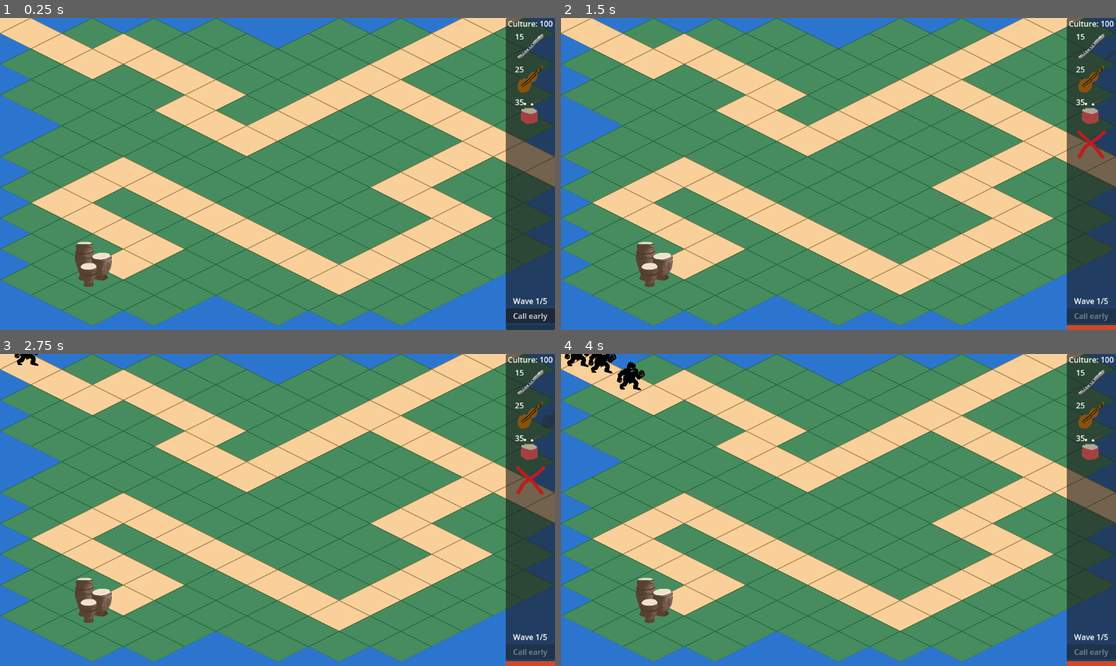
Above: before the commit, frames 1-4 (two rows, left to right).
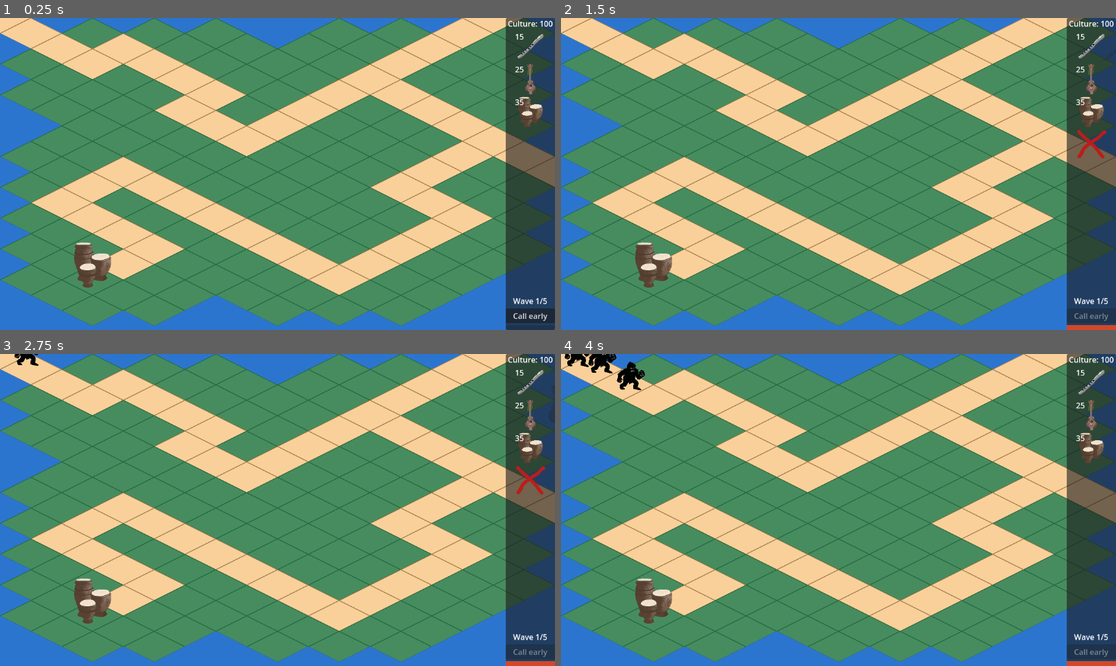
Above: after the commit, the same moments.

Repository: HedgeLizards/lout
Game: Godot game, scene res://scenes/world.tscn
The game is run twice, just before and just after one commit, with the same random seed, the same clock (stepped at 60 frames per second) and the same inputs.
Inputs (mouse positions are in pixels of both pictures, inside the frame that each line leads up to):
- Up to frame 1 (0.25 s): no input
- Up to frame 2 (1.5 s): click "Call early" at 0.5 s; tap Enter at 1.25 s; move the mouse to (1093, 46) at 1.27 s; click (1093, 46) at 1.42 s
- Up to frame 3 (2.75 s): tap Space at 2 s; move the mouse to (532, 416) at 2.02 s; click (532, 416) at 2.17 s
- Up to frame 4 (4 s): move the mouse to (1093, 447) at 2.77 s; click (1093, 447) at 2.92 s; move the mouse to (1093, 481) at 3.52 s; click (1093, 481) at 3.67 s

The runs differ from the first frame. In frame 1, 0.6% of the frame differs, in the area x 13-98%, y 14-87%; in frame 2, 0.6%; in frame 3, 0.6%, in the area x 13-100%, y 14-87%; in frame 4, 0.6%.

Commit message:
Unify buying, builder and tower textures

Diff:
--- a/code/builder.gd
+++ b/code/builder.gd
@@ -19,6 +19,8 @@
 	else:
 		visible = true
 		texture = tower.preview
+		offset = tower.preview_position / tower.preview_scale
+		scale = tower.preview_scale
 	$'../UI/PanelContainer/VBoxContainer/Buying/CancelBuy'.visible = visible
 
 func _input(event: InputEvent) -> void:
--- a/code/tower.gd
+++ b/code/tower.gd
@@ -3,26 +3,36 @@
 var cost: int
 var scene: Resource
 var preview: Resource
-func _init(cost: int, scene: Resource, preview: Resource):
+var preview_position: Vector2
+var preview_scale: Vector2
+func _init(cost: int, scene: Resource, preview: Resource, preview_position: Vector2, preview_scale: Vector2):
 	self.cost = cost
 	self.scene = scene
 	self.preview = preview
+	self.preview_position = preview_position
+	self.preview_scale = preview_scale
 
 
 static var Guitar: Tower = Tower.new(
 	25,
 	preload("res://scenes/instruments/guitar.tscn"),
-	preload("res://art/instruments/stringed.png"),
+	preload("res://art/instruments/SPR_Guitar.png"),
+	Vector2(0, -24.625),
+	Vector2(0.25, 0.25)
 )
 static var Flute: Tower = Tower.new(
 	15,
 	preload("res://scenes/instruments/flute.tscn"),
 	preload("res://art/instruments/flute.png"),
+	Vector2.ZERO,
+	Vector2.ONE,
 )
 static var Drums: Tower = Tower.new(
 	35,
 	preload("res://scenes/instruments/drums.tscn"),
-	preload("res://art/instruments/drums.png"),
+	preload("res://art/instruments/SPR_Drums.png"),
+	Vector2(0, -31.58),
+	Vector2(0.39, 0.39)
 )
 
 
--- a/scenes/instruments/drums.tscn
+++ b/scenes/instruments/drums.tscn
@@ -11,7 +11,7 @@
 script = ExtResource("1_qgidu")
 
 [node name="Sprite2D" type="Sprite2D" parent="."]
-position = Vector2(0, -72)
+position = Vector2(0, -31.58)
 scale = Vector2(0.390625, 0.390625)
 texture = ExtResource("2_hv7od")
 
--- a/scenes/instruments/guitar.tscn
+++ b/scenes/instruments/guitar.tscn
@@ -11,7 +11,7 @@
 num_notes = 4
 
 [node name="Sprite2D" type="Sprite2D" parent="."]
-position = Vector2(0, -40)
+position = Vector2(0, -24.625)
 scale = Vector2(0.25, 0.25)
 texture = ExtResource("2_ipitw")
 
--- a/scenes/level1.tscn
+++ b/scenes/level1.tscn
@@ -85,4 +85,4 @@
 y_sort_enabled = true
 
 [node name="Drums" parent="Towers" instance=ExtResource("3_ppgk2")]
-position = Vector2(188, 557)
+position = Vector2(192, 544)
--- a/scenes/level2.tscn
+++ b/scenes/level2.tscn
@@ -90,4 +90,4 @@
 y_sort_enabled = true
 
 [node name="Drums" parent="Towers" instance=ExtResource("5_xa7n4")]
-position = Vector2(576, 567)
+position = Vector2(576, 608)
--- a/scenes/ui.tscn
+++ b/scenes/ui.tscn
@@ -4,9 +4,9 @@
 [ext_resource type="PackedScene" uid="uid://c2pqmnnauqe51" path="res://scenes/buy_button.tscn" id="1_nt7q6"]
 [ext_resource type="Script" uid="uid://if4nss41pfpj" path="res://code/ui.gd" id="1_p7vwb"]
 [ext_resource type="Texture2D" uid="uid://cx1h07kps2lqm" path="res://art/instruments/flute.png" id="2_gdt2y"]
-[ext_resource type="Texture2D" uid="uid://bpuo75wm7jr4f" path="res://art/instruments/stringed.png" id="2_x4jx1"]
-[ext_resource type="Texture2D" uid="uid://c84vpl7lom7ij" path="res://art/instruments/drums.png" id="4_wm3ai"]
+[ext_resource type="Texture2D" uid="uid://d21itiokk37ld" path="res://art/instruments/SPR_Guitar.png" id="5_p7vwb"]
 [ext_resource type="Texture2D" uid="uid://chmr40cxrhmf4" path="res://art/cancel.png" id="5_wm3ai"]
+[ext_resource type="Texture2D" uid="uid://j0uxgjwr0j3w" path="res://art/instruments/SPR_Drums.png" id="6_p7vwb"]
 
 [sub_resource type="StyleBoxFlat" id="StyleBoxFlat_p7vwb"]
 bg_color = Color(0.819608, 0.282353, 0.164706, 1)
@@ -36,38 +36,31 @@
 horizontal_alignment = 1
 script = ExtResource("1_8dubc")
 
-[node name="Control" type="Control" parent="PanelContainer/VBoxContainer/Buying"]
-visible = false
-custom_minimum_size = Vector2(64, 64)
-layout_mode = 2
-
-[node name="ColorRect" type="ColorRect" parent="PanelContainer/VBoxContainer/Buying/Control"]
-custom_minimum_size = Vector2(0, 64)
-layout_mode = 2
-offset_top = 4.0
-offset_right = 64.0
-offset_bottom = 68.0
-color = Color(0, 0, 0, 0)
-
 [node name="BuyFlute" parent="PanelContainer/VBoxContainer/Buying" instance=ExtResource("1_nt7q6")]
 custom_minimum_size = Vector2(64, 64)
 layout_mode = 2
 size_flags_horizontal = 4
 texture = ExtResource("2_gdt2y")
+expand_mode = 1
+stretch_mode = 5
 tower_type = 3
 
 [node name="BuyGuitar" parent="PanelContainer/VBoxContainer/Buying" instance=ExtResource("1_nt7q6")]
 custom_minimum_size = Vector2(64, 64)
 layout_mode = 2
 size_flags_horizontal = 4
-texture = ExtResource("2_x4jx1")
+texture = ExtResource("5_p7vwb")
+expand_mode = 1
+stretch_mode = 5
 tower_type = 1
 
 [node name="BuyDrums" parent="PanelContainer/VBoxContainer/Buying" instance=ExtResource("1_nt7q6")]
 custom_minimum_size = Vector2(64, 64)
 layout_mode = 2
 size_flags_horizontal = 4
-texture = ExtResource("4_wm3ai")
+texture = ExtResource("6_p7vwb")
+expand_mode = 1
+stretch_mode = 5
 tower_type = 2
 
 [node name="CancelBuy" parent="PanelContainer/VBoxContainer/Buying" instance=ExtResource("1_nt7q6")]
--- a/scenes/world.tscn
+++ b/scenes/world.tscn
@@ -6,7 +6,6 @@
 [ext_resource type="PackedScene" uid="uid://c0pp0m557b0hp" path="res://scenes/ui.tscn" id="5_71j4m"]
 [ext_resource type="Texture2D" uid="uid://cx1h07kps2lqm" path="res://art/instruments/flute.png" id="6_i7141"]
 [ext_resource type="Script" uid="uid://kg533f75cagn" path="res://code/builder.gd" id="6_qfnet"]
-[ext_resource type="Texture2D" uid="uid://dsb6437twhxhw" path="res://art/selector_background.png" id="9_7r4gi"]
 
 [sub_resource type="TileSet" id="TileSet_i7141"]
 tile_shape = 1
@@ -39,10 +38,6 @@
 texture = ExtResource("6_i7141")
 script = ExtResource("6_qfnet")
 
-[node name="Sprite2D" type="Sprite2D" parent="Builder"]
-visible = false
-texture = ExtResource("9_7r4gi")
-
 [node name="Projectiles" type="Node2D" parent="."]
 
 [node name="Camera2D" type="Camera2D" parent="."]
Binary file changed: art/instruments/SPR_Drums.png
Not shown: 1 places in scenes/world.tscn that only renumber resources
